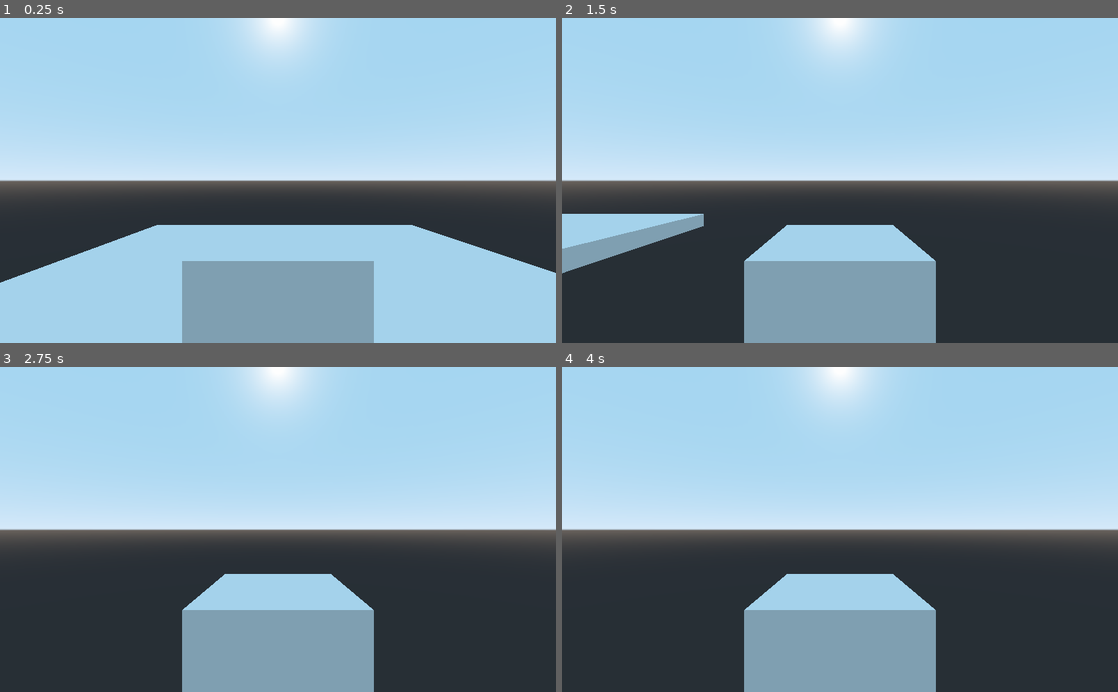
Above: before the commit, frames 1-4 (two rows, left to right).
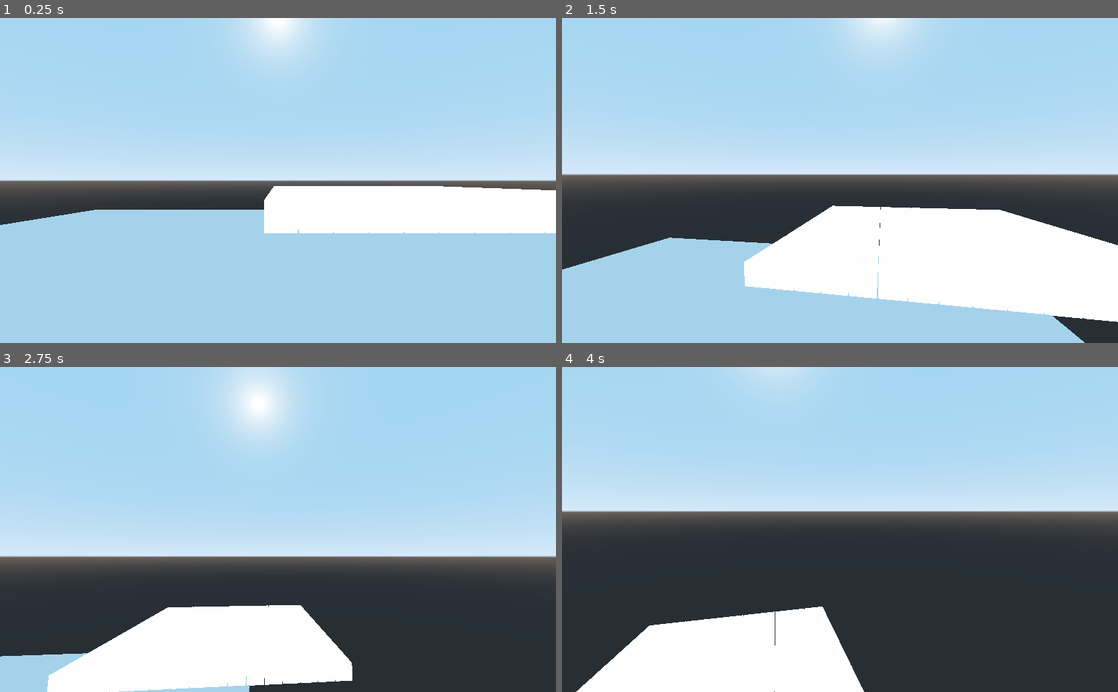
Above: after the commit, the same moments.

Repository: WalterIrvin/Godot_Game
Game: Godot game, scene res://Game_Level.tscn
Two runs of this game, one before a commit and one after it. Both use one fixed random seed, a clock stepped at 60 frames per second and the inputs below.
Inputs (mouse positions are in pixels of both pictures, inside the frame that each line leads up to):
- Up to frame 1 (0.25 s): no input
- Up to frame 2 (1.5 s): move the mouse to (962, 164) at 0.52 s; hold D (move_right) 0.53-1.28 s; tap Space (jump, bound only after the commit) at 0.6, 0.77, 1.07, 1.35 s; move the mouse to (728, 196) at 1.27 s; hold S (move_backward) from 1.28 s (still down)
- Up to frame 3 (2.75 s): tap Space (jump, bound only after the commit) at 1.52, 1.82, 2.1 s; move the mouse to (333, 458) at 2.02 s; release S (move_backward) at 2.03 s; hold D (move_right) from 2.03 s (still down)
- Up to frame 4 (4 s): move the mouse to (812, 594) at 2.77 s; release D (move_right) at 2.78 s; hold W (move_forward) 2.78-3.53 s; tap Space (jump, bound only after the commit) at 2.85, 3.02, 3.32, 3.6, 3.77 s; move the mouse to (1006, 578) at 3.52 s; hold A (move_left) from 3.53 s (still down)

The runs differ from the first frame. In frame 1, 22% of the frame differs, in the area x 0-100%, y 51-100%; in frame 2, 41%, in the area x 0-100%, y 0-100%; in frame 3, 31%; in frame 4, 27%.

Commit message:
basic camera + movement controls, along with some simple voxel tests

Diff:
--- a/GodotTest/Game_Level.tscn
+++ b/GodotTest/Game_Level.tscn
@@ -1,7 +1,8 @@
-[gd_scene load_steps=3 format=2]
+[gd_scene load_steps=4 format=2]
 
 [ext_resource path="res://assets/instances/Floor.tscn" type="PackedScene" id=1]
 [ext_resource path="res://assets/instances/Player.tscn" type="PackedScene" id=2]
+[ext_resource path="res://assets/instances/Chunk.tscn" type="PackedScene" id=3]
 
 [node name="Scene" type="Spatial"]
 
@@ -9,4 +10,7 @@
 transform = Transform( 1, 0, 0, 0, 1, 0, 0, 0, 1, -0.503357, 2.18652, 4.89711 )
 
 [node name="Floor" parent="." instance=ExtResource( 1 )]
-transform = Transform( 1, 0, 0, 0, 1, 0, 0, 0, 1, 0, 0, 0 )
+transform = Transform( 2, 0, 0, 0, 1, 0, 0, 0, 2, 0, 0, 0 )
+
+[node name="Chunk" parent="." instance=ExtResource( 3 )]
+transform = Transform( 1, 0, 0, 0, 1, 0, 0, 0, 1, -0.330276, 1.46123, -41.445 )
--- /dev/null
+++ b/GodotTest/assets/instances/Block.tscn
@@ -0,0 +1,46 @@
+[gd_scene load_steps=4 format=2]
+
+[ext_resource path="res://scripts/block.gd" type="Script" id=1]
+[ext_resource path="res://assets/textures/basic.png" type="Texture" id=2]
+
+[sub_resource type="BoxShape" id=1]
+
+[node name="BlockRoot" type="StaticBody"]
+script = ExtResource( 1 )
+
+[node name="CollisionShape" type="CollisionShape" parent="."]
+shape = SubResource( 1 )
+
+[node name="X+" type="Sprite3D" parent="."]
+transform = Transform( 1, 0, 0, 0, 1, 0, 0, 0, 1, 1, 0, 0 )
+pixel_size = 2.0
+axis = 0
+texture = ExtResource( 2 )
+
+[node name="X-" type="Sprite3D" parent="."]
+transform = Transform( -1, 0, -3.25841e-07, 0, 1, 0, 3.25841e-07, 0, -1, -1, 0, 0 )
+pixel_size = 2.0
+axis = 0
+texture = ExtResource( 2 )
+
+[node name="Z+" type="Sprite3D" parent="."]
+transform = Transform( 1, 0, 0, 0, 1, 0, 0, 0, 1, 0, 0, 1 )
+pixel_size = 2.0
+texture = ExtResource( 2 )
+
+[node name="Z-" type="Sprite3D" parent="."]
+transform = Transform( 1, 0, 0, 0, 1, 0, 0, 0, 1, 0, 0, -1 )
+pixel_size = 2.0
+texture = ExtResource( 2 )
+
+[node name="Y+" type="Sprite3D" parent="."]
+transform = Transform( 1, 0, 0, 0, 1, 0, 0, 0, 1, 0, 1, 0 )
+pixel_size = 2.0
+axis = 1
+texture = ExtResource( 2 )
+
+[node name="Y-" type="Sprite3D" parent="."]
+transform = Transform( 1, 0, 0, 0, 1, 0, 0, 0, 1, 0, -1, 0 )
+pixel_size = 2.0
+axis = 1
+texture = ExtResource( 2 )
--- /dev/null
+++ b/GodotTest/assets/instances/Chunk.tscn
@@ -0,0 +1,6 @@
+[gd_scene load_steps=2 format=2]
+
+[ext_resource path="res://scripts/chunk.gd" type="Script" id=1]
+
+[node name="Chunk" type="Spatial"]
+script = ExtResource( 1 )
--- a/GodotTest/assets/instances/Player.tscn
+++ b/GodotTest/assets/instances/Player.tscn
@@ -1,6 +1,6 @@
 [gd_scene load_steps=4 format=2]
 
-[ext_resource path="res://assets/models/test.obj" type="ArrayMesh" id=1]
+[ext_resource path="res://scripts/camera.gd" type="Script" id=1]
 [ext_resource path="res://scripts/player.gd" type="Script" id=2]
 
 [sub_resource type="BoxShape" id=1]
@@ -9,11 +9,8 @@
 script = ExtResource( 2 )
 
 [node name="Camera" type="Camera" parent="."]
-transform = Transform( 1, 0, 0, 0, 1, 0, 0, 0, 1, 0, 1.84171, 3.41924 )
-
-[node name="PlayerMesh" type="MeshInstance" parent="."]
-mesh = ExtResource( 1 )
-material/0 = null
+transform = Transform( 1, 0, 0, 0, 1, 0, 0, 0, 1, 0, 1.842, 0 )
+script = ExtResource( 1 )
 
 [node name="CollisionShape" type="CollisionShape" parent="."]
 shape = SubResource( 1 )
--- a/GodotTest/project.godot
+++ b/GodotTest/project.godot
@@ -21,6 +21,13 @@
 
 [input]
 
+ui_accept={
+"deadzone": 0.5,
+"events": [ Object(InputEventKey,"resource_local_to_scene":false,"resource_name":"","device":0,"alt":false,"shift":false,"control":false,"meta":false,"command":false,"pressed":false,"scancode":16777221,"unicode":0,"echo":false,"script":null)
+, Object(InputEventKey,"resource_local_to_scene":false,"resource_name":"","device":0,"alt":false,"shift":false,"control":false,"meta":false,"command":false,"pressed":false,"scancode":16777222,"unicode":0,"echo":false,"script":null)
+, Object(InputEventJoypadButton,"resource_local_to_scene":false,"resource_name":"","device":0,"button_index":0,"pressure":0.0,"pressed":false,"script":null)
+ ]
+}
 move_forward={
 "deadzone": 0.5,
 "events": [ Object(InputEventKey,"resource_local_to_scene":false,"resource_name":"","device":0,"alt":false,"shift":false,"control":false,"meta":false,"command":false,"pressed":false,"scancode":87,"unicode":0,"echo":false,"script":null)
@@ -41,6 +48,16 @@
 "events": [ Object(InputEventKey,"resource_local_to_scene":false,"resource_name":"","device":0,"alt":false,"shift":false,"control":false,"meta":false,"command":false,"pressed":false,"scancode":68,"unicode":0,"echo":false,"script":null)
  ]
 }
+jump={
+"deadzone": 0.5,
+"events": [ Object(InputEventKey,"resource_local_to_scene":false,"resource_name":"","device":0,"alt":false,"shift":false,"control":false,"meta":false,"command":false,"pressed":false,"scancode":32,"unicode":0,"echo":false,"script":null)
+ ]
+}
+quit_game={
+"deadzone": 0.5,
+"events": [ Object(InputEventKey,"resource_local_to_scene":false,"resource_name":"","device":0,"alt":false,"shift":false,"control":false,"meta":false,"command":false,"pressed":false,"scancode":16777217,"unicode":0,"echo":false,"script":null)
+ ]
+}
 
 [rendering]
 
--- /dev/null
+++ b/GodotTest/scripts/block.gd
@@ -0,0 +1,16 @@
+extends StaticBody
+
+
+var _id = 0;
+var _offset = Vector3();  # position in the chunk
+var _size = Vector3();
+onready var _collider = self.get_node("CollisionShape");
+
+func _process(delta):
+	pass
+
+func set_data(id, offset):
+	_id = id;
+	_offset = offset;
+	_size = _collider.scale;
+	translate_object_local(_offset * (_size * 2.1));
--- /dev/null
+++ b/GodotTest/scripts/camera.gd
@@ -0,0 +1,16 @@
+extends Spatial
+
+onready var _player_ref = get_owner();
+var _mouse_sensitivity = 0.05;
+
+func _ready():
+	Input.set_mouse_mode(Input.MOUSE_MODE_CAPTURED);
+
+
+func _input(event):
+	if event is InputEventMouseMotion:
+		var mouse_movement = event.relative;
+		_player_ref.rotation.y += -deg2rad(mouse_movement.x * _mouse_sensitivity);
+		var look_up_amt = -deg2rad(mouse_movement.y * _mouse_sensitivity);
+		if abs(rotation.x + look_up_amt) < 1.57:
+			rotation.x += -deg2rad(mouse_movement.y * _mouse_sensitivity);
--- /dev/null
+++ b/GodotTest/scripts/chunk.gd
@@ -0,0 +1,36 @@
+extends Spatial
+enum _blockTypes{
+	air,
+	grass
+};
+var _neighborBlocks = [
+	Vector3(1, 0, 0), # left
+	Vector3(-1, 0, 0), # right
+	Vector3(0, 1, 0), # up
+	Vector3(0, -1, 0), # down
+	Vector3(0, 0, 1), # forward
+	Vector3(0, 0, -1) # behind
+];
+var _blockArray = [];
+var _block = preload("res://assets/instances/Block.tscn");
+# Called when the node enters the scene tree for the first time.
+func _ready():
+	init_chunk();
+
+
+#func _process(delta):
+#	pass
+
+func init_chunk():
+	# Initializes a chunk, which is 16x16 by 256
+	var offsetVec = Vector3();
+	for x in range(16):
+		offsetVec.x = x;
+		for z in range(16):
+			offsetVec.z = z;
+			for y in range(1):  # one layer for the time being
+				offsetVec.y = y;
+				var blockObj = _block.instance();
+				blockObj.call_deferred("set_data", _blockTypes.grass,
+				 offsetVec);
+				add_child(blockObj);
--- a/GodotTest/scripts/player.gd
+++ b/GodotTest/scripts/player.gd
@@ -1,23 +1,42 @@
 extends KinematicBody
 
-var gravity = Vector3.DOWN;
+var gravity = Vector3.DOWN * 12;
 var speed = 50;
+var dirVec = get_global_transform().basis;
+var forward = -dirVec.z;
+var left = -dirVec.x;
 var velocity = Vector3();
+var jump_force = 500;
+var jumped = false;
+var friction = 0.05;
 
 func _ready():
 	pass
 
 func _physics_process(delta):
+	dirVec = get_global_transform().basis;
+	forward = -dirVec.z;
+	left = -dirVec.x;
 	velocity += gravity * delta;
 	process_input(delta);
 	velocity = move_and_slide(velocity, Vector3.UP);
+	velocity.x *= 1.0 - friction;
+	velocity.z *= 1.0 - friction;
+	if abs(velocity.y) <= 5:
+		jumped = false;
+
 
 func process_input(delta):
 	if Input.is_action_pressed("move_forward"):
-		velocity.z -= speed * delta;
+		velocity += speed * delta * forward;
 	elif Input.is_action_pressed("move_backward"):
-		velocity.z += speed * delta;
+		velocity -= speed * delta * forward;
 	elif Input.is_action_pressed("move_left"):
-		velocity.x -= speed * delta;
+		velocity += speed * delta * left;
 	elif Input.is_action_pressed("move_right"):
-		velocity.x += speed * delta;
+		velocity += speed * delta * (-left);
+	elif Input.is_action_pressed("quit_game"):
+		get_tree().quit();
+	if Input.is_action_just_pressed("jump") and not jumped:
+		velocity.y += jump_force * delta;
+		jumped = true;
Binary file added: GodotTest/assets/textures/basic.png
Not shown, added: GodotTest/assets/textures/basic.png.import
